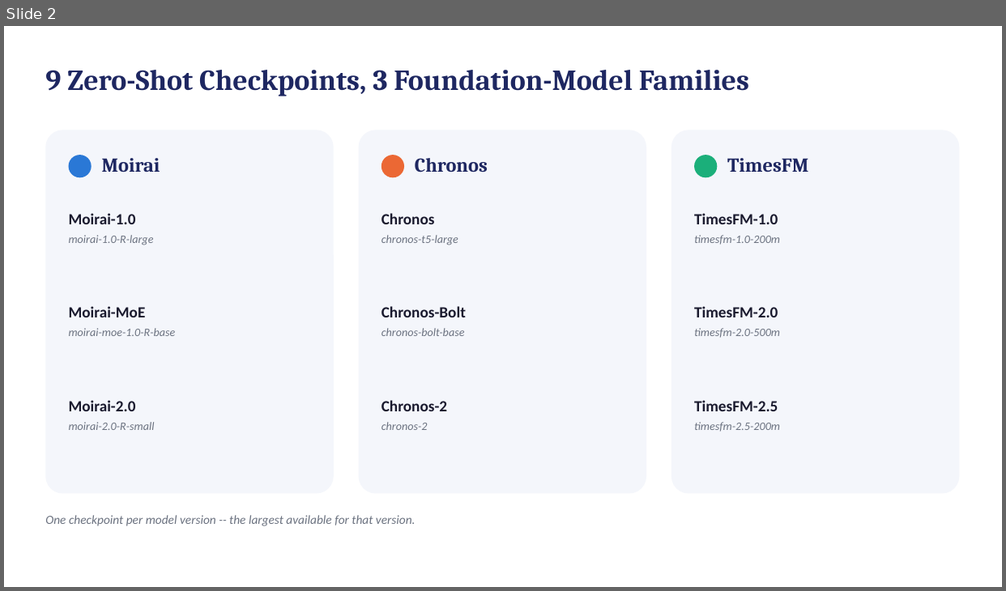
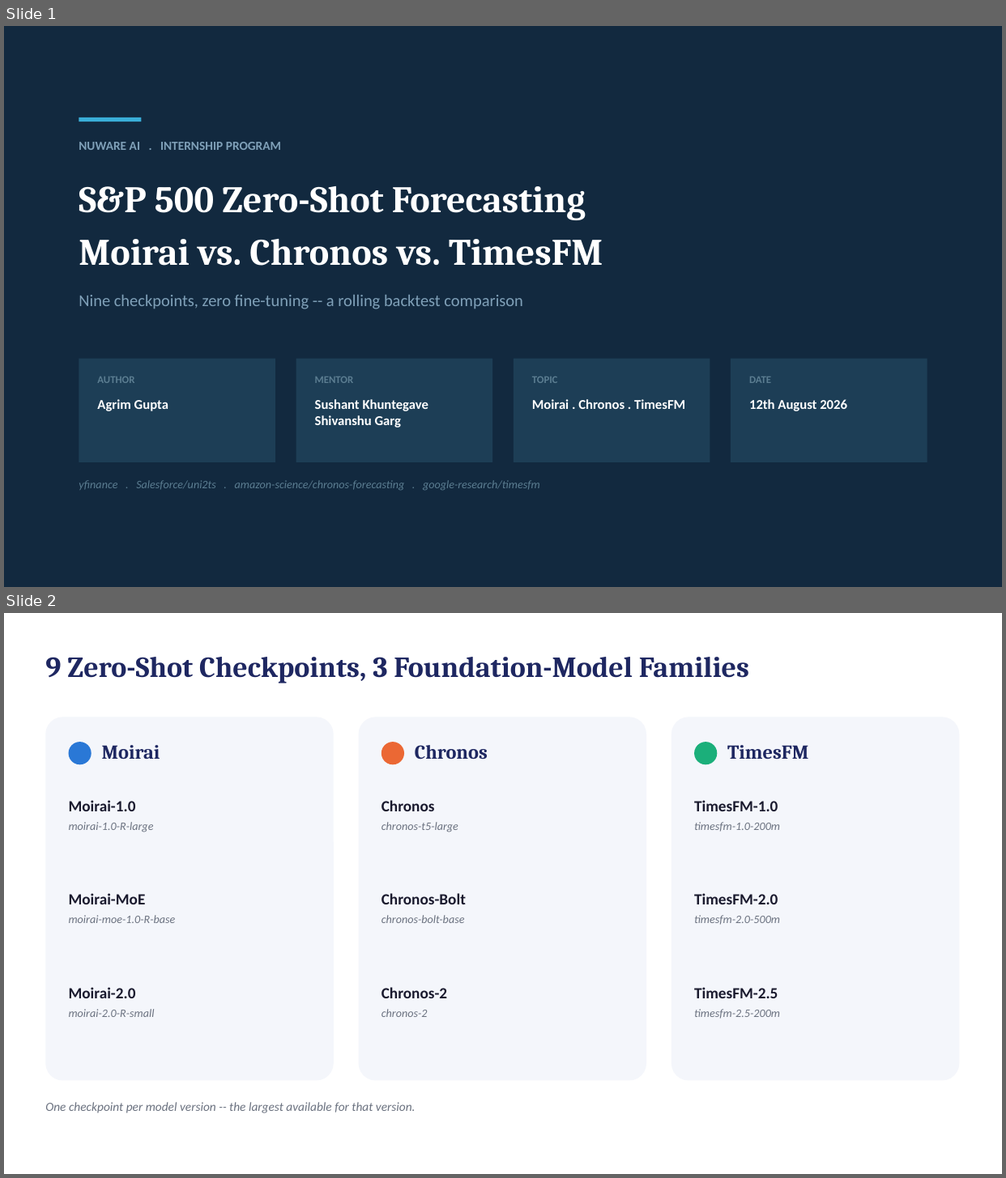
Before and after one commit to Agrim-Nuware/CHRONOS-CODE, a slide deck: SP500_ZeroShot_Forecasting.pptx. Shown one above the other, each under a label of ours: slide 2 before the commit, slides 1 and 2 after it. The pictures are 1006x591 and 1006x1178 pixels, drawn with LibreOffice and Linux fonts; fonts in the diff are those of the drawing. Boxes give left, top, right and bottom in pixels: in the first picture for what was removed or moved away, otherwise in the second. Text is boxed around its words. In the diff, an @@ line names an element or a change of style, - is before the commit and + after.

```diff
--- a/SP500_ZeroShot_Forecasting.pptx
+++ b/SP500_ZeroShot_Forecasting.pptx
@@ slide 1 added at (4, 26, 1002, 587), background #12293F @@
@@ rectangle added at (79, 118, 141, 122), fill #3AAED8 @@
@@ text added at (79, 142, 281, 150), 12 pt, text #7FA0B8, bold @@
+NUWARE AI . INTERNSHIP PROGRAM
@@ text added at (79, 186, 586, 220), 36 pt, text #FFFFFF, bold @@
+S&P 500 Zero-Shot Forecasting
@@ text added at (79, 239, 603, 266), 36 pt, text #FFFFFF, bold @@
+Moirai vs. Chronos vs. TimesFM
@@ text added at (79, 295, 523, 310), 16 pt, text #7FA0B8 @@
+Nine checkpoints, zero fine-tuning -- a rolling backtest comparison
@@ rectangle added at (79, 358, 275, 463), fill #1D3E56 @@
@@ rectangle added at (296, 358, 492, 463), fill #1D3E56 @@
@@ rectangle added at (513, 358, 710, 463), fill #1D3E56 @@
@@ rectangle added at (731, 358, 927, 463), fill #1D3E56 @@
@@ text added at (97, 377, 134, 383), 10 pt, text #5B7D91, bold @@
+AUTHOR
@@ text added at (315, 377, 354, 383), 10 pt, text #5B7D91, bold @@
+MENTOR
@@ text added at (532, 377, 558, 383), 10 pt, text #5B7D91, bold @@
+TOPIC
@@ text added at (749, 377, 771, 383), 10 pt, text #5B7D91, bold @@
+DATE
@@ text added at (97, 399, 168, 412), 13 pt, text #FFFFFF, bold @@
+Agrim Gupta
@@ text added at (315, 399, 428, 428), 13 pt, text #FFFFFF, bold @@
+Sushant Khuntegave
+Shivanshu Garg
@@ text added at (532, 399, 685, 409), 13 pt, text #FFFFFF, bold @@
+Moirai . Chronos . TimesFM
@@ text added at (749, 399, 847, 412), 13 pt, text #FFFFFF, bold @@
+12th August 2026
@@ text added at (79, 480, 540, 490), 11 pt, text #5B7D91, italic @@
+yfinance . Salesforce/uni2ts . amazon-science/chronos-forecasting . google-research/timesfm
```
Also in this commit, not shown: 1 other slide added, 2 slides removed.
